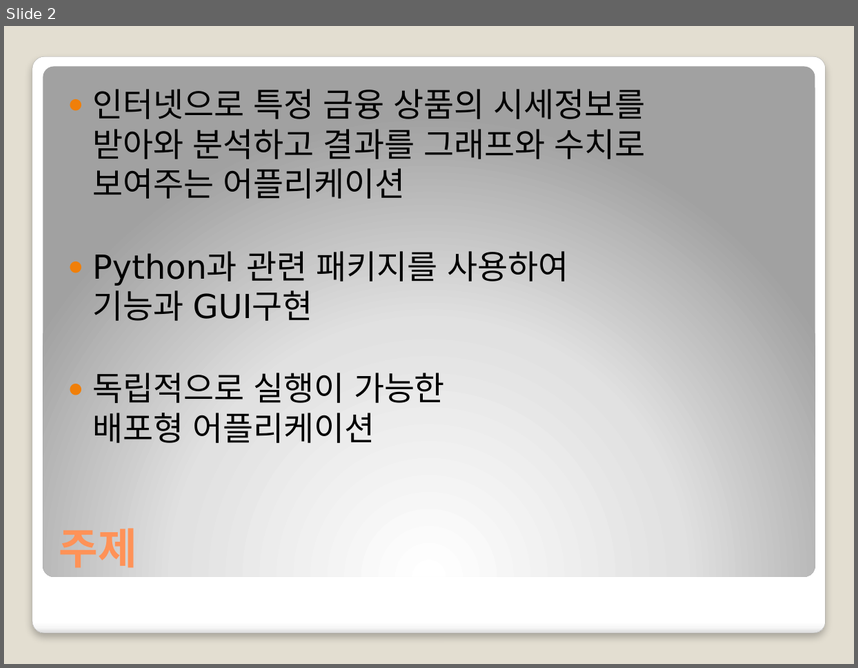
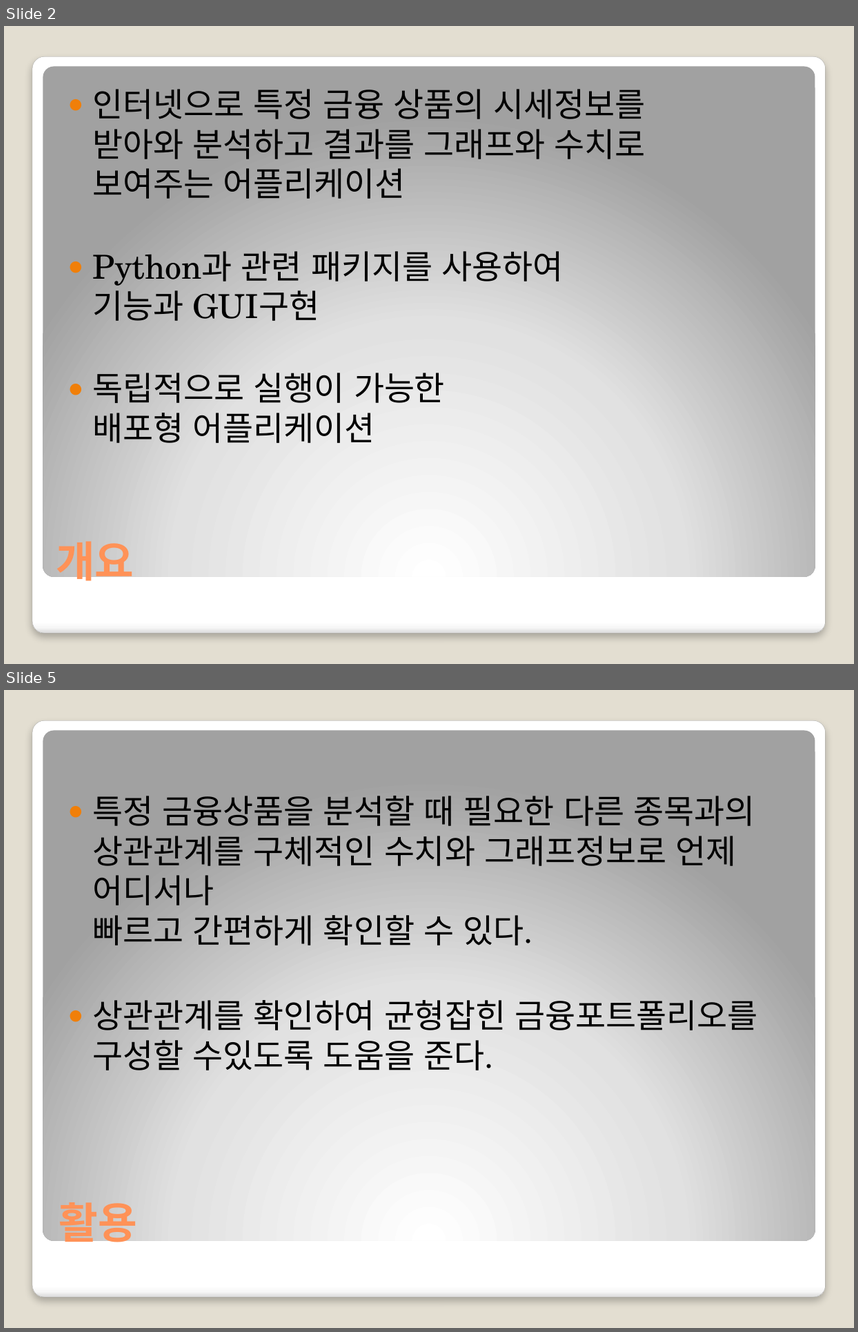
Before and after one commit to nbvc1003/stockAnalyst, a slide deck: 중간프로젝트2차_금융상품 분석툴20191224.pptx. Shown one above the other, each under a label of ours: slide 2 before the commit, slides 2 and 5 after it; the slides between them are not shown. The pictures are 858x668 and 858x1332 pixels, drawn with LibreOffice and Linux fonts; fonts in the diff are those of the drawing. Boxes give left, top, right and bottom in pixels: in the first picture for what was removed or moved away, otherwise in the second. Text is boxed around its words. In the diff, an @@ line names an element or a change of style, - is before the commit and + after.

Commit message:
QTableWidget 기능 Rnd

```diff
--- a/중간프로젝트2차_금융상품 분석툴20191224.pptx
+++ b/중간프로젝트2차_금융상품 분석툴20191224.pptx
@@ slide 5 added at (x1=4, y1=690, x2=854, y2=1328), background #E3DED1; not listed: 2 template elements that a slide beside it also shows @@
@@ text added at (x1=92, y1=796, x2=757, y2=1070), 28 pt, text #000000 @@
+● 특정 금융상품을 분석할 때 필요한 다른 종목과의 상관관계를 구체적인 수치와 그래프정보로 언제 어디서나
+  빠르고 간편하게 확인할 수 있다.
+● 상관관계를 확인하여 균형잡힌 금융포트폴리오를 구성할 수있도록 도움을 준다.
@@ title added at (x1=59, y1=1202, x2=137, y2=1249), 36 pt, text #FF9258, bold @@
+활용
@@ slide 2 changed as well @@
@@ text "인터넷으로 특정 금융 상품의 시세정보를 ..." at (x1=92, y1=89, x2=646, y2=443): font DejaVu Sans to TeX Gyre Schola @@
@@ title at (x1=56, y1=541, x2=134, y2=588): text changed; font DejaVu Sans to TeX Gyre Schola @@
-주제
+개요
```
Also in this commit, not shown: 1 other slide changed, 2 other slides added, 5 other files.
